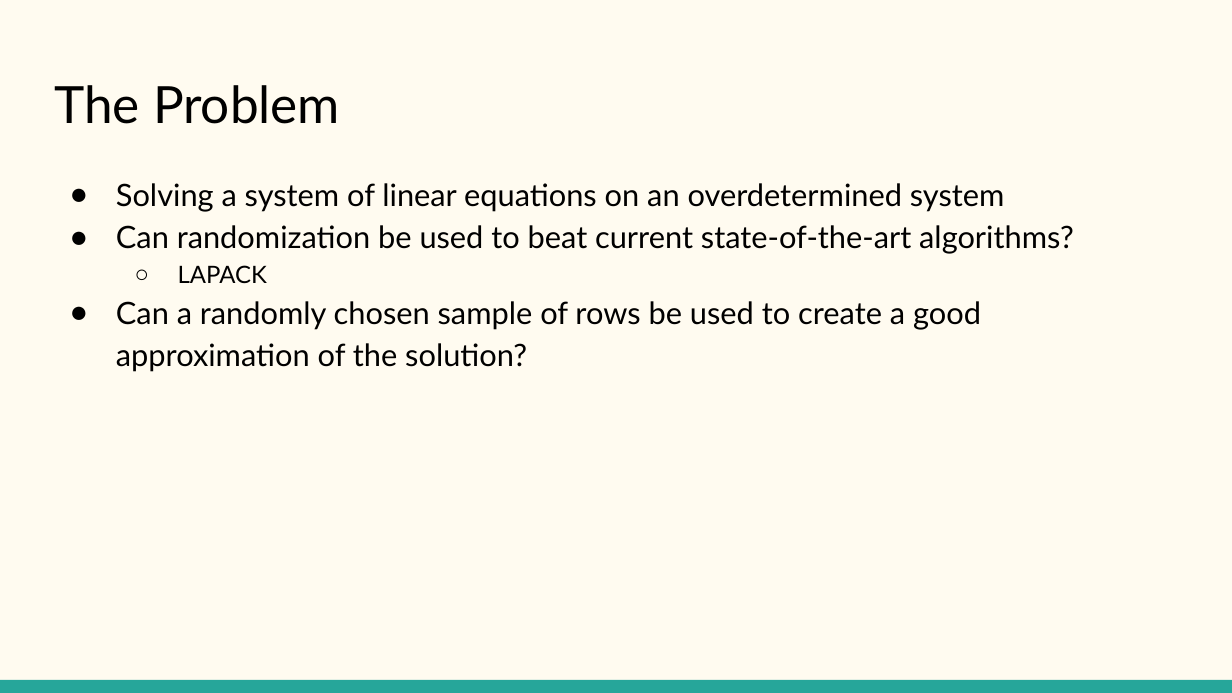
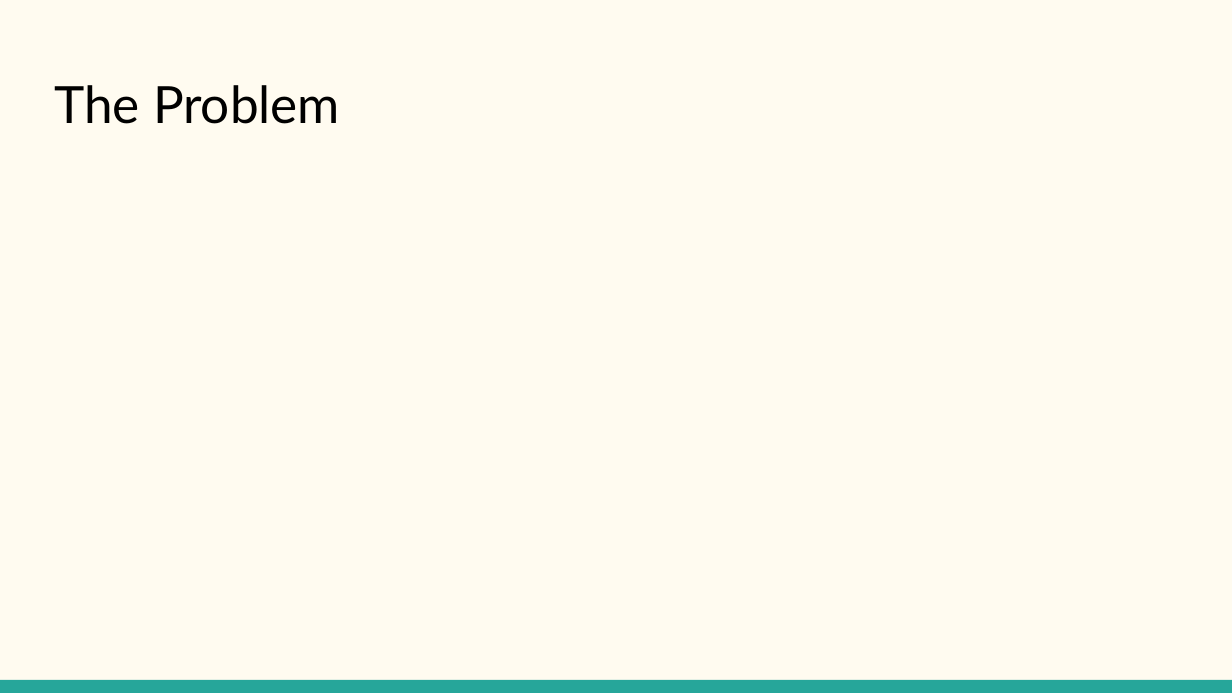
Before and after one commit to dolsob/Randomized-Algorithms-Project, a slide deck: slide 3 of Blendenpik Presentation.pptx. Drawn at 1232x693 pixels with LibreOffice and Linux fonts; fonts in the diff are those of the drawing; grey boxes stand for pictures. Boxes give left, top, right and bottom in pixels: in the first picture for what was removed or moved away, otherwise in the second. Text is boxed around its words. In the diff, an @@ line names an element or a change of style, - is before the commit and + after.

```diff
--- a/Blendenpik Presentation.pptx
+++ b/Blendenpik Presentation.pptx
@@ text removed at bbox=[116, 183, 1074, 372] @@
-● Solving a system of linear equations on an overdetermined system
-● Can randomization be used to beat current state-of-the-art algorithms?
-  ○ LAPACK
-● Can a randomly chosen sample of rows be used to create a good approximation of the solution?
```
Also in this commit, not shown: 5 other slides changed, 1 slide added, 1 other file.
